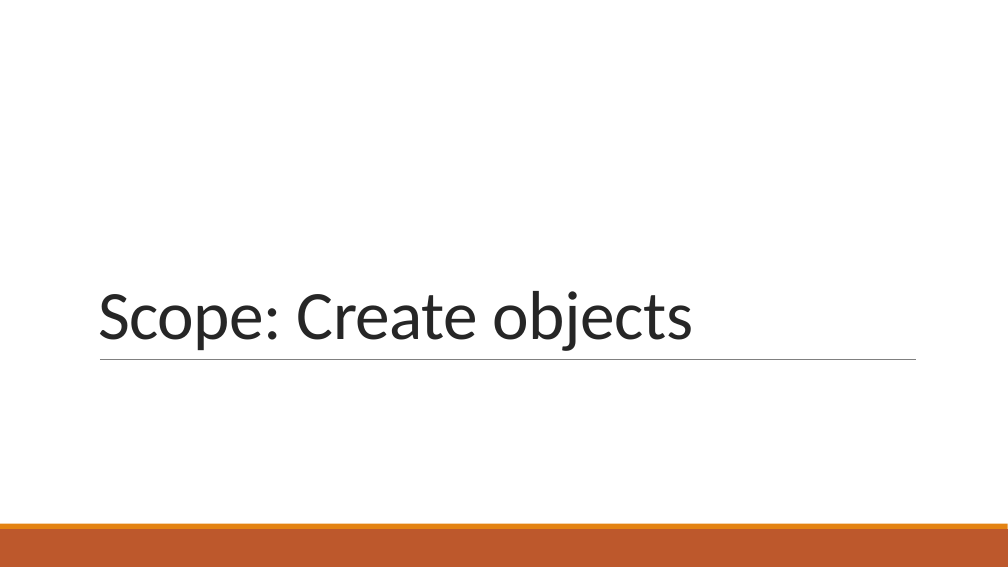
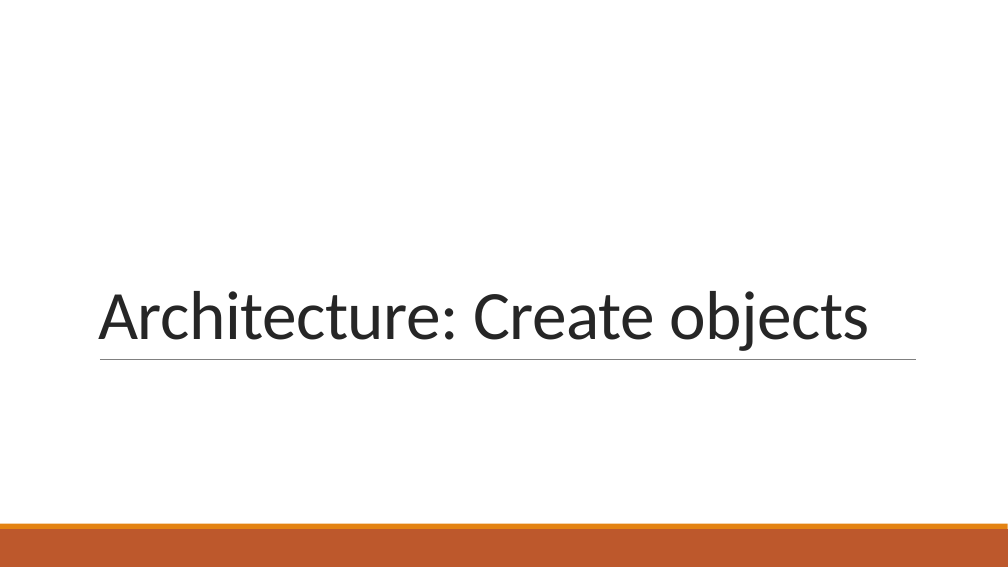
Before and after one commit to ofrendo/kronos, a slide deck: slide 7 of doc/Presentation.pptx. Drawn at 1008x567 pixels with LibreOffice and Linux fonts; fonts in the diff are those of the drawing. Boxes give left, top, right and bottom in pixels: in the first picture for what was removed or moved away, otherwise in the second. Text is boxed around its words. In the diff, an @@ line names an element or a change of style, - is before the commit and + after.

```diff
--- a/doc/Presentation.pptx
+++ b/doc/Presentation.pptx
@@ title at [98, 291, 870, 351]: text changed @@
-Scope: Create objects
+Architecture: Create objects
```
Also in this commit, not shown: 9 other slides changed, 17 slides added, 3 slides removed.
